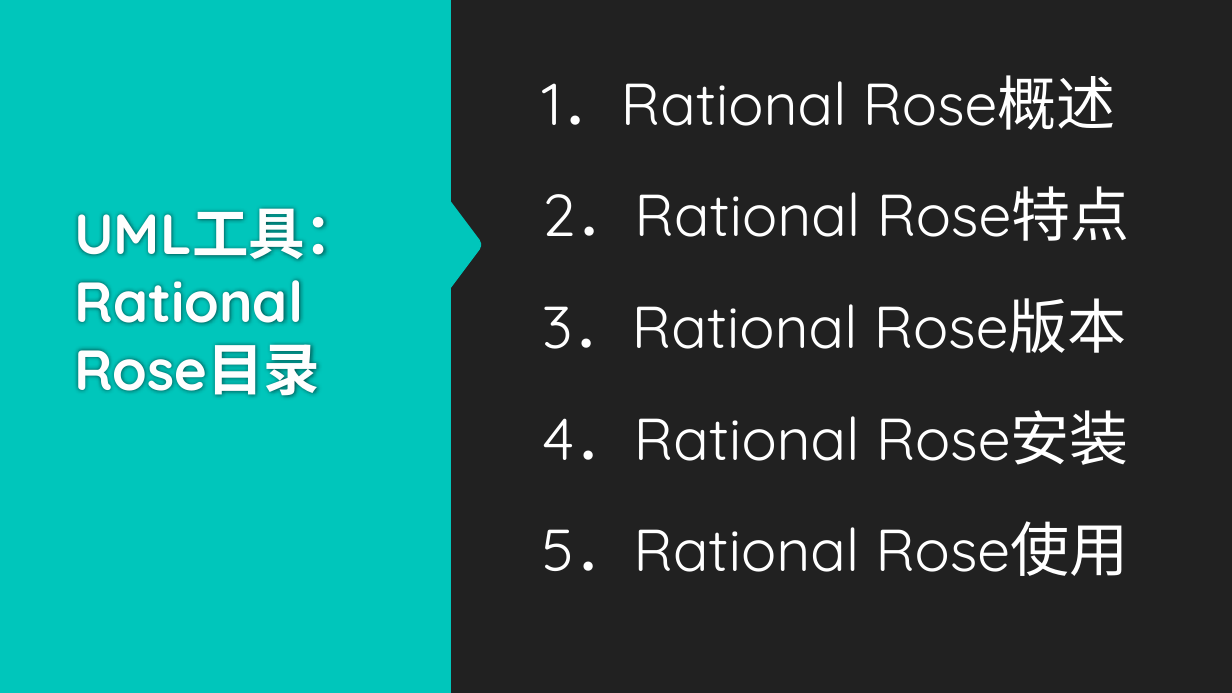
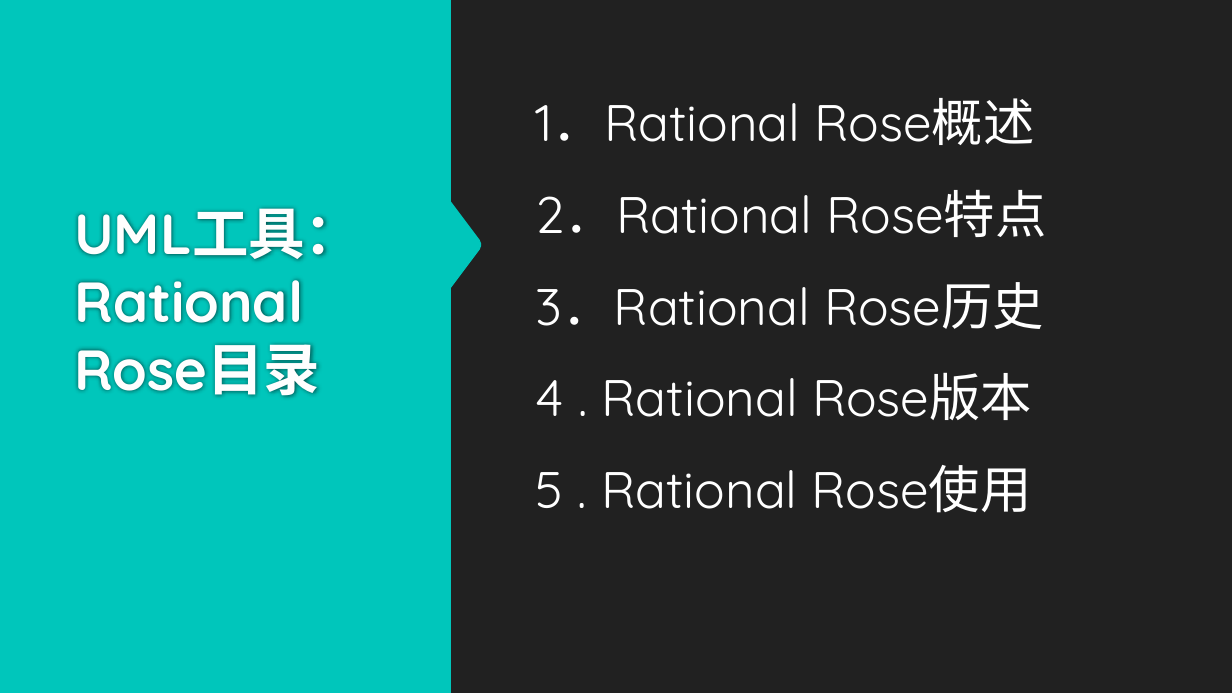
Before and after one commit to twn422/PRD2017, a slide deck: slide 2 of PRD-2017-G24/STW/非受控文件/翻转课堂作业/UML工具：Rational Rose/UML工具：Rational Rose.pptx. Drawn at 1232x693 pixels with LibreOffice and Linux fonts; fonts in the diff are those of the drawing; background and template pictures are left out. Boxes give left, top, right and bottom in pixels: in the first picture for what was removed or moved away, otherwise in the second. Text is boxed around its words. In the diff, an @@ line names an element or a change of style, - is before the commit and + after.

```diff
--- a/PRD-2017-G24/STW/非受控文件/翻转课堂作业/UML工具：Rational Rose/UML工具：Rational Rose.pptx
+++ b/PRD-2017-G24/STW/非受控文件/翻转课堂作业/UML工具：Rational Rose/UML工具：Rational Rose.pptx
@@ text "1．Rational Rose概述" at [536, 98, 1035, 145]: size 46 to 40 pt; less space between paragraphs @@
@@ text "1．Rational Rose概述": place and size @@
-text "1．Rational Rose概述" at [542, 75, 1116, 130]
+text "1．Rational Rose概述" at [536, 98, 1035, 145]
@@ text "2．Rational Rose特点" at [536, 190, 1047, 237]: size 46 to 40 pt; less space between paragraphs @@
@@ text at [536, 282, 1044, 329]: text changed; size 46 to 40 pt @@
-3．Rational Rose版本
+3．Rational Rose历史
@@ text at [536, 372, 1032, 420]: text changed; size 46 to 40 pt @@
-4．Rational Rose安装
+4 . Rational Rose版本
@@ text at [536, 465, 1032, 513]: text changed; size 46 to 40 pt @@
-5．Rational Rose使用
+5 . Rational Rose使用
```
Also in this commit, not shown: 3 other slides changed, 10 slides added, 3 slides removed, 2 other files.
